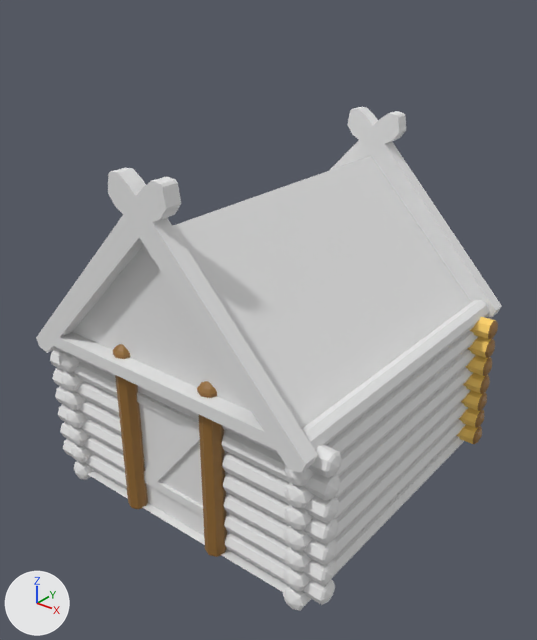
Two versions of the Blender file ADD/casa_de_madeira.blend, one commit apart.
Before and after are seen from a 50 mm lens placed at (10.22, -9.54, 10.09), pointed at (0.08, 3.14, 2.23). The lights are fixed; the arrows at lower left show +X, +Y and +Z.

Script lines for the objects in view, before the commit:
```python
ob_cube = bpy.data.objects.new('Cube', me_cube_001)
ob_cube.location = (0.0, 0.0, 0.0)
ob_plane_001 = bpy.data.objects.new('Plane.001', me_plane_001)
ob_plane_001.location = (0.0, 3.66, 3.54)
ob_plane_001.rotation_euler = (1.571, 0.0, 0.0)  # degrees (90, 0, 0)
ob_plane_002 = bpy.data.objects.new('Plane.002', me_plane_002)
ob_plane_002.location = (0.0, 3.33, -1.82)
ob_plane_002.scale = (3.54, 3.66, 3.54)
ob_tronco = bpy.data.objects.new('tronco', me_cylinder_001)
ob_tronco.location = (0.0, 0.0, 0.0)
ob_tronco.rotation_euler = (0.0, 1.571, 0.0)  # degrees (0, 90, 0)
ob_tronco_002 = bpy.data.objects.new('tronco.002', me_cylinder_003)
ob_tronco_002.location = (2.85, 0.0, 1.66)
ob_tronco_002.rotation_euler = (0.0, 1.571, 0.0)  # degrees (0, 90, 0)
ob_tronco_002.scale = (0.266, 0.266, 0.245)
ob_tronco_004 = bpy.data.objects.new('tronco.004', me_cylinder_005)
ob_tronco_004.location = (2.85, 5.14, 1.66)
ob_tronco_004.rotation_euler = (0.0, 1.571, 0.0)  # degrees (0, 90, 0)
ob_tronco_004.scale = (0.266, 0.266, 0.245)
ob_tronco_005 = bpy.data.objects.new('tronco.005', me_cylinder_006)
ob_tronco_005.location = (5.29, 4.55, 1.66)
ob_tronco_005.rotation_euler = (-1.571, 1.571, 0.0)  # degrees (-90, 90, 0)
ob_tronco_005.scale = (0.266, 0.266, 0.245)
```
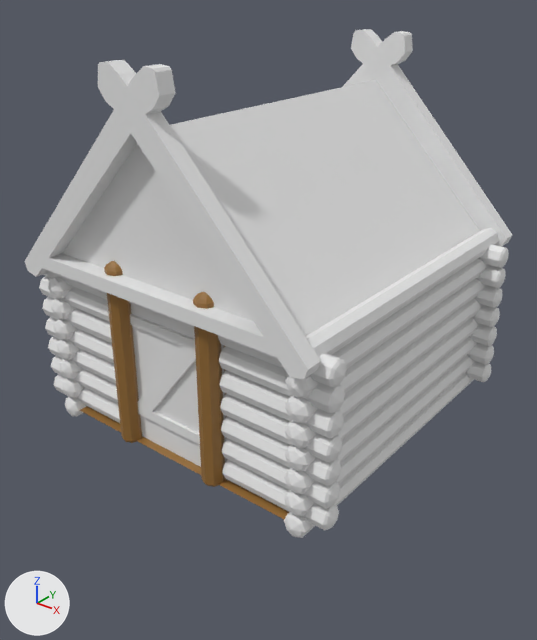
Boxes (x1, y1, x2, y2) around the edits, measured in the pictures (537 x 640 px):
'Plane.001', moved: before (36, 107, 502, 473); after (24, 29, 512, 379)
'tronco.005', moved: before (59, 300, 489, 611); after (47, 228, 499, 538)
'parede_da_frente', added: after (39, 273, 347, 530)
'tronco.002', deleted: before (50, 348, 342, 605)
'Cube', moved: before (137, 385, 229, 536); after (130, 302, 227, 467)
'batente', added (brown): after (104, 261, 225, 487)
'tronco', deleted (brown): before (113, 344, 227, 557)
'tronco.004', recoloured, surface changed, moved (brown to grey): before (457, 317, 498, 444); after (465, 244, 509, 382)
'Plane.002', recoloured, moved: before (88, 430, 288, 593); after (80, 345, 290, 519)

Diff of the bpy script that builds the scene:
```diff
--- a/ADD/casa_de_madeira.blend.py
+++ b/ADD/casa_de_madeira.blend.py
@@ me_plane_002 @@
 me_plane_002.from_pydata(...)  # 4 vertices, 1 face; spans x -1.0..1.0, y -1.0..1.05, z 0.0
+me_plane_002.materials.append(mat_troncos_casa_de_madeira_dififuse_color)  # picture img_troncos_casa_de_madeira_dififuse_color
@@ me_cylinder_005 @@
 me_cylinder_005.from_pydata(...)  # 42 vertices, 48 faces; spans x -1.0..1.0, y 6.5..8.5, z -28.2..5.7
 # used by ob_tronco_004; location = (2.85, 5.14, 1.66); rotation_euler = (0.0, 1.571, 0.0), in degrees (0, 90, 0); scale = (0.266, 0.266, 0.245)
-me_cylinder_005.materials.append(mat_troncos_casa_de_madeira_dififuse_color)  # picture img_troncos_casa_de_madeira_dififuse_color
+# me_cylinder_005 part 1: texture (UV) coordinates of 48 of 48 faces, centred in x -0.9..0.9, y 6.6..8.3, z -28.0..5.5, changed; they spanned u 0.0..0.25, v 0.0..1.0 and now span u 0.0..1.0, v 0.4..0.96
+me_cylinder_005.materials.append(mat_material_001)  # white #e7e7e7
@@ ob_plane_002 @@
 ob_plane_002 = bpy.data.objects.new('Plane.002', me_plane_002)
-ob_plane_002.location = (0.0, 3.33, -1.82)
+ob_plane_002.location = (0.0, 0.0, 0.0)
+ob_plane_002.delta_location = (0.0, 3.328, 0.122)
 ob_plane_002.scale = (3.54, 3.66, 3.54)
@@ ob_tronco_005 @@
 ob_tronco_005 = bpy.data.objects.new('tronco.005', me_cylinder_006)
-ob_tronco_005.location = (5.29, 4.55, 1.66)
+ob_tronco_005.location = (0.0, 0.0, 0.0)
+ob_tronco_005.delta_location = (5.29, 4.554, 3.606)
 ob_tronco_005.rotation_euler = (-1.571, 1.571, 0.0)  # degrees (-90, 90, 0)
@@ ob_tronco_004 @@
 ob_tronco_004 = bpy.data.objects.new('tronco.004', me_cylinder_005)
-ob_tronco_004.location = (2.85, 5.14, 1.66)
+ob_tronco_004.location = (0.0, 0.0, 0.0)
+ob_tronco_004.delta_location = (2.849, 5.138, 3.606)
 ob_tronco_004.rotation_euler = (0.0, 1.571, 0.0)  # degrees (0, 90, 0)
@@ ob_tronco_002 @@
-ob_tronco_002 = bpy.data.objects.new('tronco.002', me_cylinder_003)
@@ ob_plane_001 @@
 ob_plane_001 = bpy.data.objects.new('Plane.001', me_plane_001)
-ob_plane_001.location = (0.0, 3.66, 3.54)
+ob_plane_001.location = (0.0, 0.0, 0.0)
+ob_plane_001.delta_location = (0.0, 3.665, 5.483)
 ob_plane_001.rotation_euler = (1.571, 0.0, 0.0)  # degrees (90, 0, 0)
@@ ob_cube @@
 ob_cube.location = (0.0, 0.0, 0.0)
+ob_cube.delta_location = (0.0, 0.0, 1.944)
@@ ob_tronco @@
-ob_tronco = bpy.data.objects.new('tronco', me_cylinder_001)
@@ ob_batente @@
+ob_batente = bpy.data.objects.new('batente', me_cylinder_001_1)  # 126 vertices, 144 faces; spans x -2.55..2.02, y -0.49..0.02, z -1.76..1.76; in mat_troncos_casa_de_madeira_dififuse_color (picture img_troncos_casa_de_madeira_dififuse_color)
+ob_batente.location = (0.0, 0.0, 0.0)
@@ ob_parede_da_frente @@
+ob_parede_da_frente = bpy.data.objects.new('parede_da_frente', me_cylinder_003_1)  # 552 vertices, 672 faces; spans x -1.0..13.0, y -1.0..1.0, z -29.0..5.7; in mat_material (white #e7e7e7)
+ob_parede_da_frente.location = (0.0, 0.0, 0.0)
```
